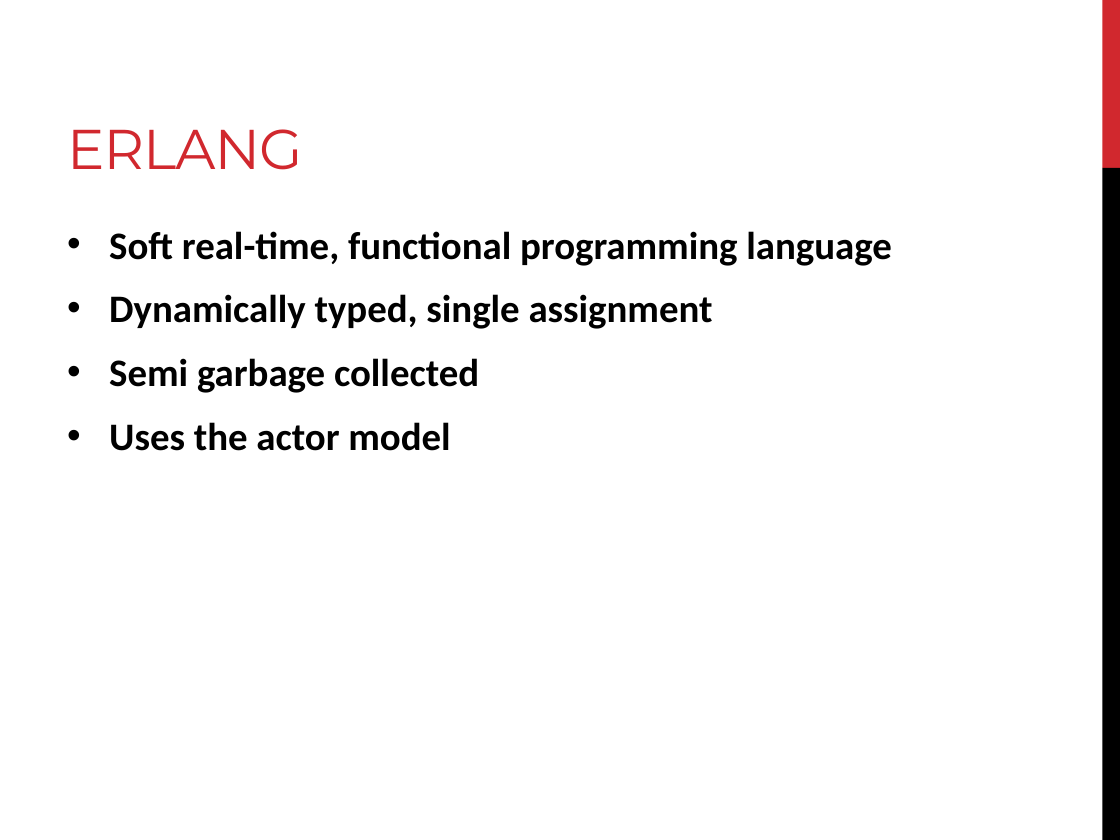
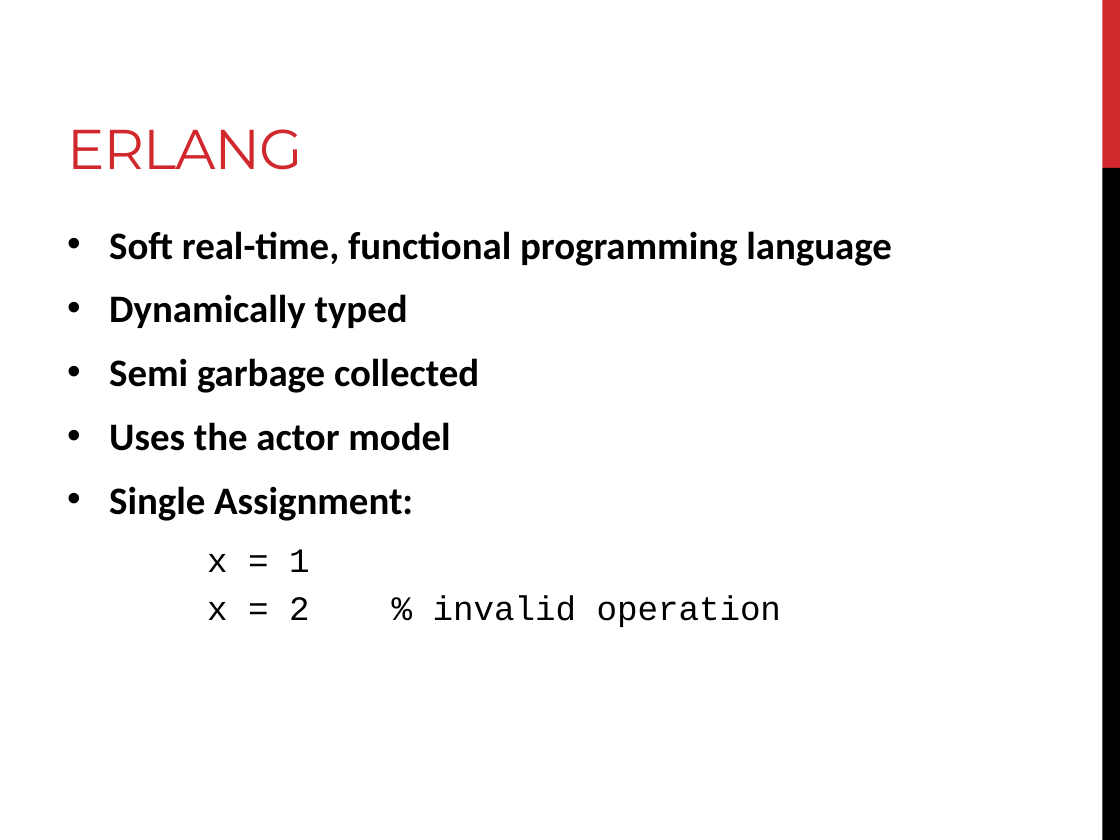
Before and after one commit to Matt8109/mcp_erlang, a slide deck: slide 3 of Presentation.pptx. Drawn at 1120x840 pixels with LibreOffice and Linux fonts; fonts in the diff are those of the drawing. Boxes give left, top, right and bottom in pixels: in the first picture for what was removed or moved away, otherwise in the second. Text is boxed around its words. In the diff, an @@ line names an element or a change of style, - is before the commit and + after.

```diff
--- a/Presentation.pptx
+++ b/Presentation.pptx
@@ text at <box>109,294,408,328</box>: text changed @@
-• Dynamically typed, single assignment
+• Dynamically typed
@@ text at <box>109,486,781,627</box>: paragraphs added @@
+• Single Assignment:
+    x = 1
+    x = 2 % invalid operation
```
Also in this commit, not shown: 3 other slides changed, 3 slides added.
